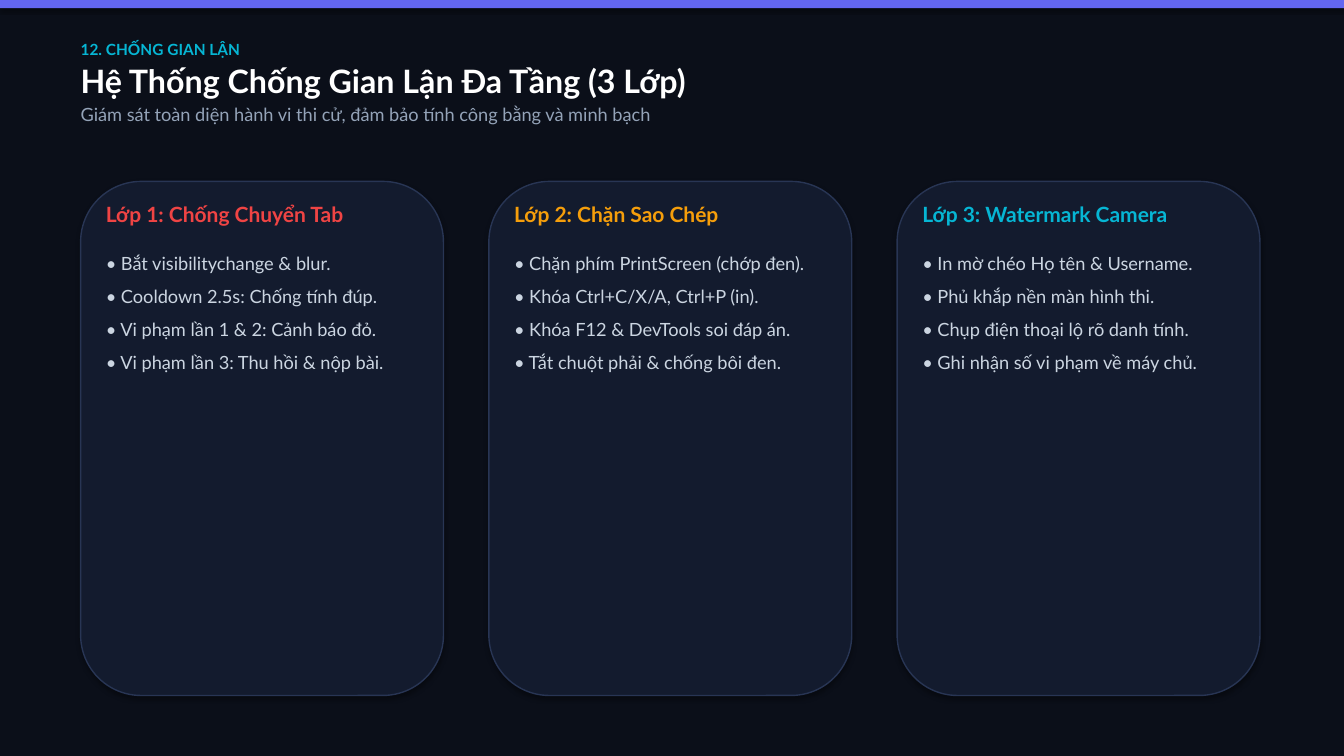
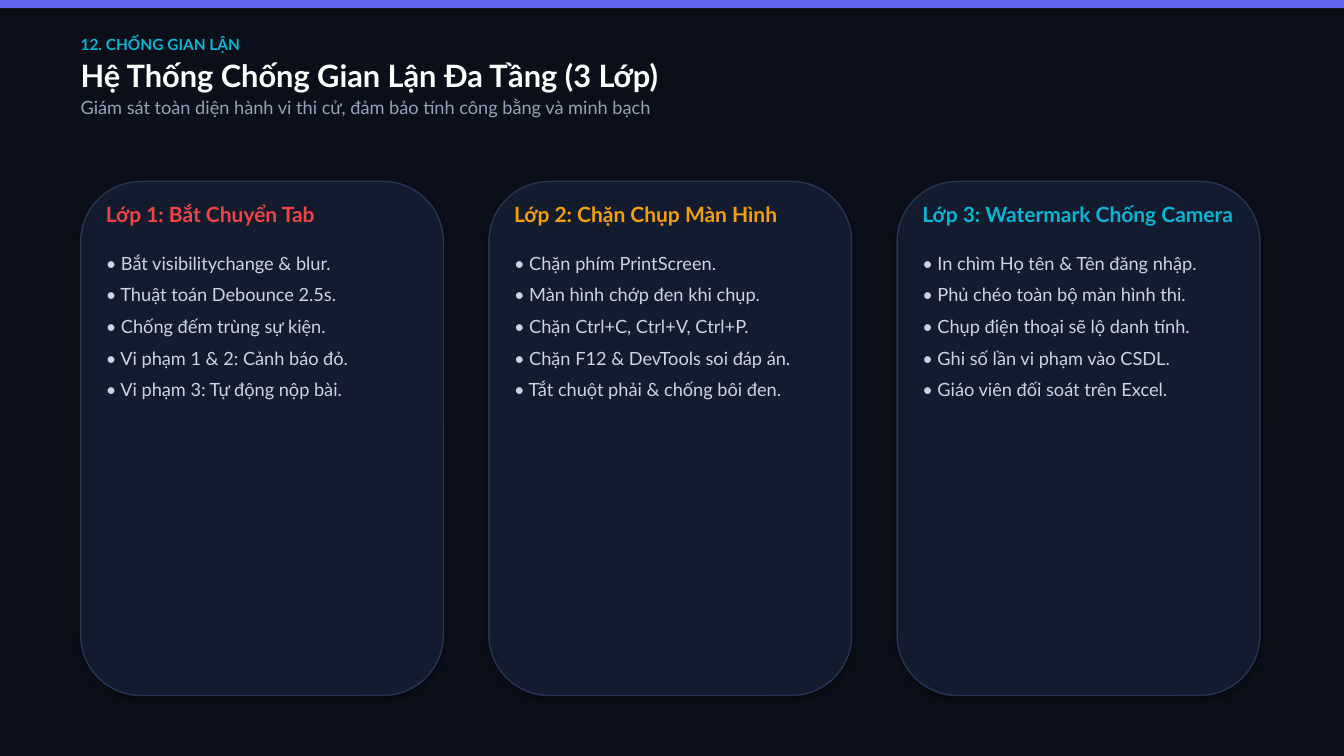
Before and after one commit to hieuqt05/quiz-ai-system, a slide deck: slide 13 of slide_thuyet_trinh_QuizAI_final.pptx. Drawn at 1344x756 pixels with LibreOffice and Linux fonts; fonts in the diff are those of the drawing. Boxes give left, top, right and bottom in pixels: in the first picture for what was removed or moved away, otherwise in the second. Text is boxed around its words. In the diff, an @@ line names an element or a change of style, - is before the commit and + after.

```diff
--- a/slide_thuyet_trinh_QuizAI_final.pptx
+++ b/slide_thuyet_trinh_QuizAI_final.pptx
@@ text at bbox=[81, 62, 658, 93]: size 23 to 22 pt in "Hệ Thống Chống Gian Lận Đa Tầng ..." @@
@@ text at bbox=[106, 204, 315, 226]: text changed @@
-Lớp 1: Chống Chuyển Tab
+Lớp 1: Bắt Chuyển Tab
@@ text at bbox=[514, 206, 777, 226]: text changed @@
-Lớp 2: Chặn Sao Chép
+Lớp 2: Chặn Chụp Màn Hình
@@ text at bbox=[922, 205, 1233, 226]: text changed @@
-Lớp 3: Watermark Camera
+Lớp 3: Watermark Chống Camera
@@ text at bbox=[529, 256, 790, 368]: text changed @@
-• Chặn phím PrintScreen (chớp đen).
-• Khóa Ctrl+C/X/A, Ctrl+P (in).
-• Khóa F12 & DevTools soi đáp án.
+• Chặn phím PrintScreen.
+• Màn hình chớp đen khi chụp.
+• Chặn Ctrl+C, Ctrl+V, Ctrl+P.
+• Chặn F12 & DevTools soi đáp án.
@@ text at bbox=[937, 256, 1197, 396]: text changed @@
-• In mờ chéo Họ tên & Username.
-• Phủ khắp nền màn hình thi.
-• Chụp điện thoại lộ rõ danh tính.
-• Ghi nhận số vi phạm về máy chủ.
+• In chìm Họ tên & Tên đăng nhập.
+• Phủ chéo toàn bộ màn hình thi.
+• Chụp điện thoại sẽ lộ danh tính.
+• Ghi số lần vi phạm vào CSDL.
+• Giáo viên đối soát trên Excel.
@@ text at bbox=[120, 287, 348, 400]: text changed @@
-• Cooldown 2.5s: Chống tính đúp.
-• Vi phạm lần 1 & 2: Cảnh báo đỏ.
-• Vi phạm lần 3: Thu hồi & nộp bài.
+• Thuật toán Debounce 2.5s.
+• Chống đếm trùng sự kiện.
+• Vi phạm 1 & 2: Cảnh báo đỏ.
+• Vi phạm 3: Tự động nộp bài.
@@ text at bbox=[529, 381, 781, 400]: less space between paragraphs @@
```
Also in this commit, not shown: 14 other slides changed, 2 slides added, 1 slide removed, 2 other files.
